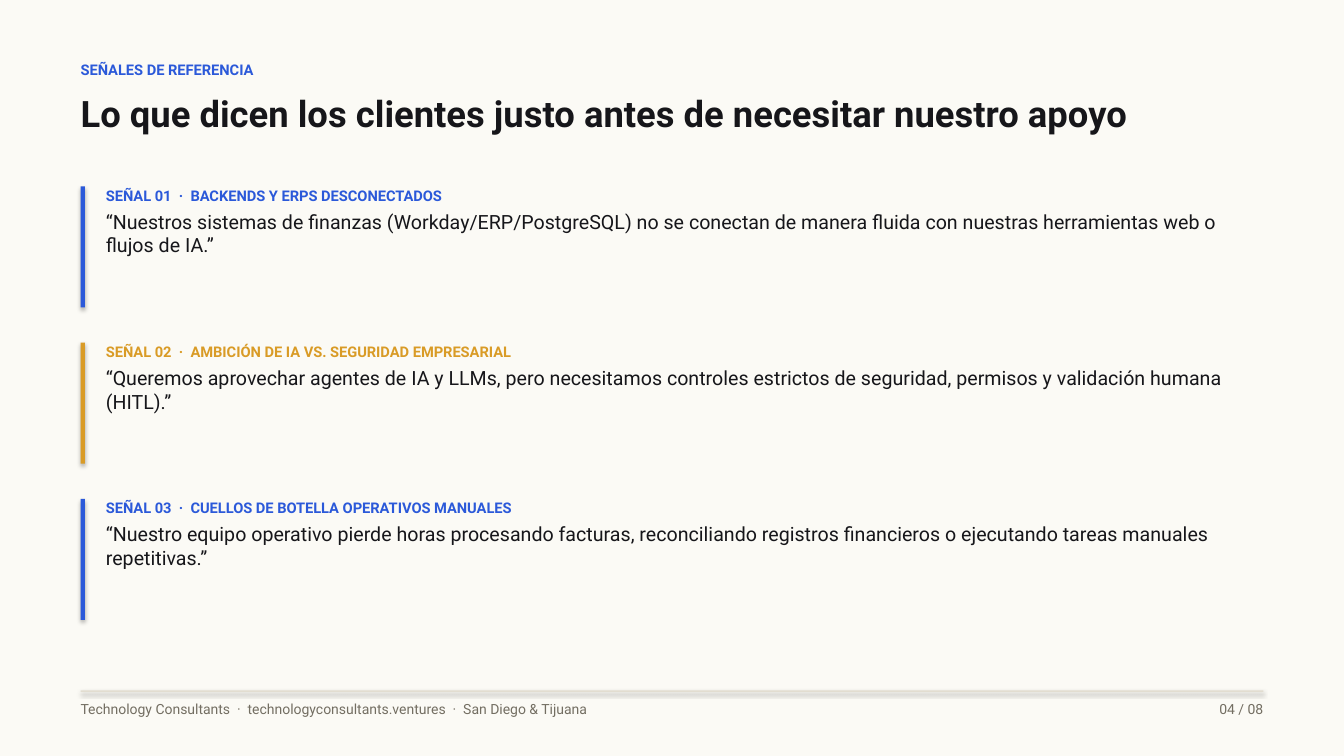
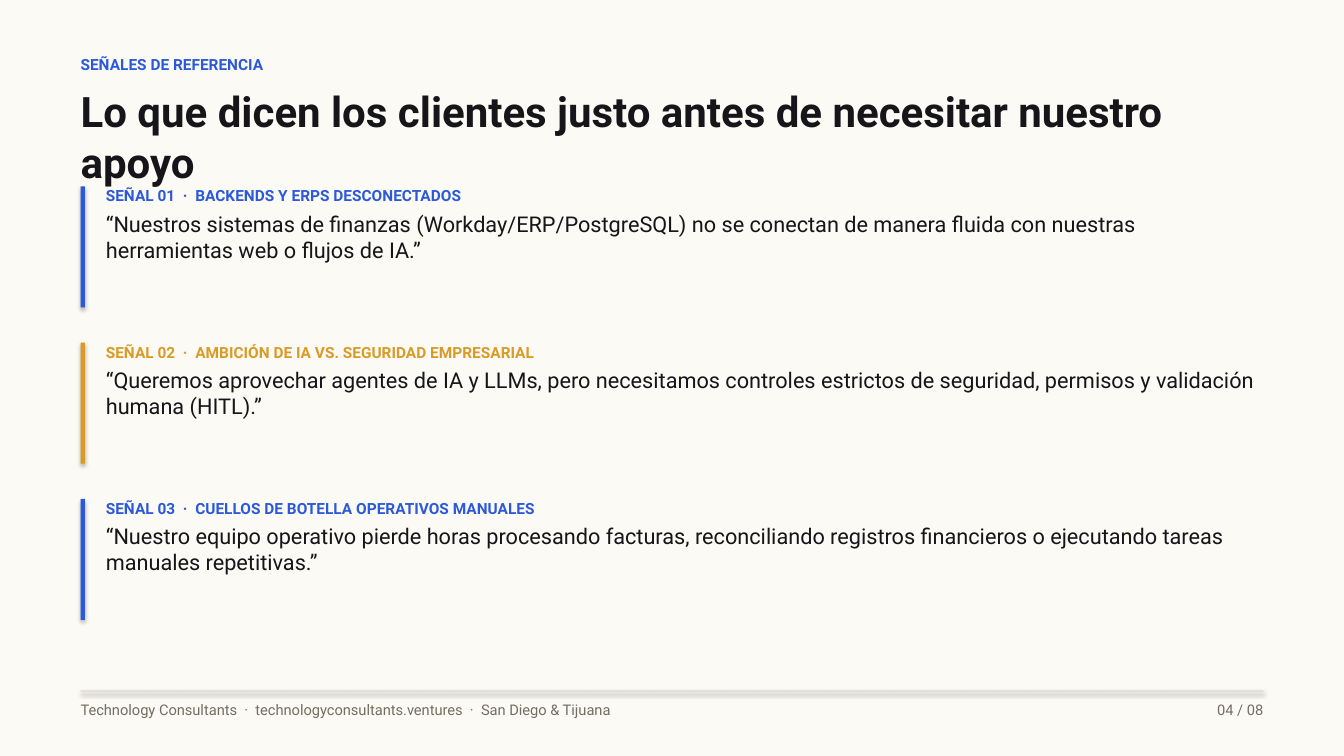
Before and after one commit to rguido198/TechnologyConsultantsVentures, a slide deck: slide 4 of Technology_Consultants_A_Quien_Enviarme_MX.pptx. Drawn at 1344x756 pixels with LibreOffice and Linux fonts; fonts in the diff are those of the drawing. Boxes give left, top, right and bottom in pixels: in the first picture for what was removed or moved away, otherwise in the second. Text is boxed around its words. In the diff, an @@ line names an element or a change of style, - is before the commit and + after.

```diff
--- a/Technology_Consultants_A_Quien_Enviarme_MX.pptx
+++ b/Technology_Consultants_A_Quien_Enviarme_MX.pptx
@@ text "SEÑALES DE REFERENCIA" at bbox=[81, 57, 263, 70]: size 10.5 to 11 pt @@
@@ text "Lo que dicen los clientes ..." at bbox=[81, 95, 1162, 188]: size 26 to 30 pt @@
@@ text "SEÑAL 01 · BACKENDS Y ..." at bbox=[106, 188, 1136, 263]: size 10.5 to 11 pt in "SEÑAL 01 · BACKENDS Y ERPS DESCONECTADOS"; size 14 to 15.5 pt in "“Nuestros sistemas de finanzas (Workday/ERP/PostgreSQL) no s ..." @@
@@ text "SEÑAL 02 · AMBICIÓN DE ..." at bbox=[106, 344, 1254, 419]: size 10.5 to 11 pt in "SEÑAL 02 · AMBICIÓN DE IA VS. ..."; size 14 to 15.5 pt in "“Queremos aprovechar agentes de IA y LLMs, ..." @@
@@ text "SEÑAL 03 · CUELLOS DE ..." at bbox=[106, 500, 1224, 575]: size 10.5 to 11 pt in "SEÑAL 03 · CUELLOS DE BOTELLA OPERATIVOS ..."; size 14 to 15.5 pt in "“Nuestro equipo operativo pierde horas procesando facturas, ..." @@
@@ text "Technology Consultants · technologyconsultants.ventures · ..." at bbox=[81, 704, 611, 718]: size 10 to 10.5 pt @@
@@ text "04 / 08" at bbox=[1217, 704, 1263, 715]: size 10 to 10.5 pt @@
```
Also in this commit, not shown: 7 other slides changed, 1 other file.
